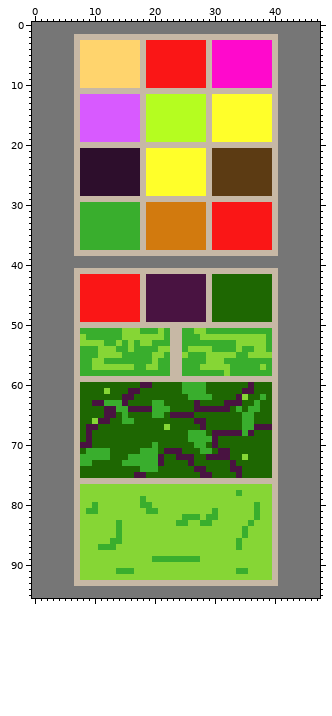
Sprite sheet, stored at src/res/objects/LineBuilder.png. Above is the file before it was changed.
The file is 48x96 pixels.
The result:
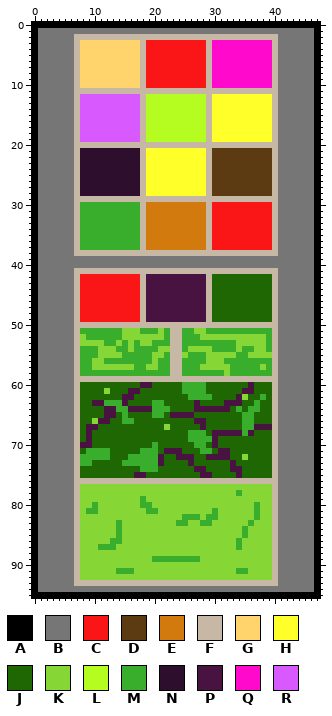
Palette (. is transparent): A #000000  B #767676  C #fa1616  D #5c3b13  E #d27a0e  F #c7b8a5  G #ffd46d  H #ffff2a  J #1e6702  K #86d635  L #b5fd20  M #39ae2d  N #2d0e2c  P #491341  Q #ff09cc  R #d85aff
Changes in this commit:
The edit turns colour B into colour A in row 0 at x 0 to 47; in rows 1 to 94 at x 0 and 47; in row 95 at x 0 to 47.
